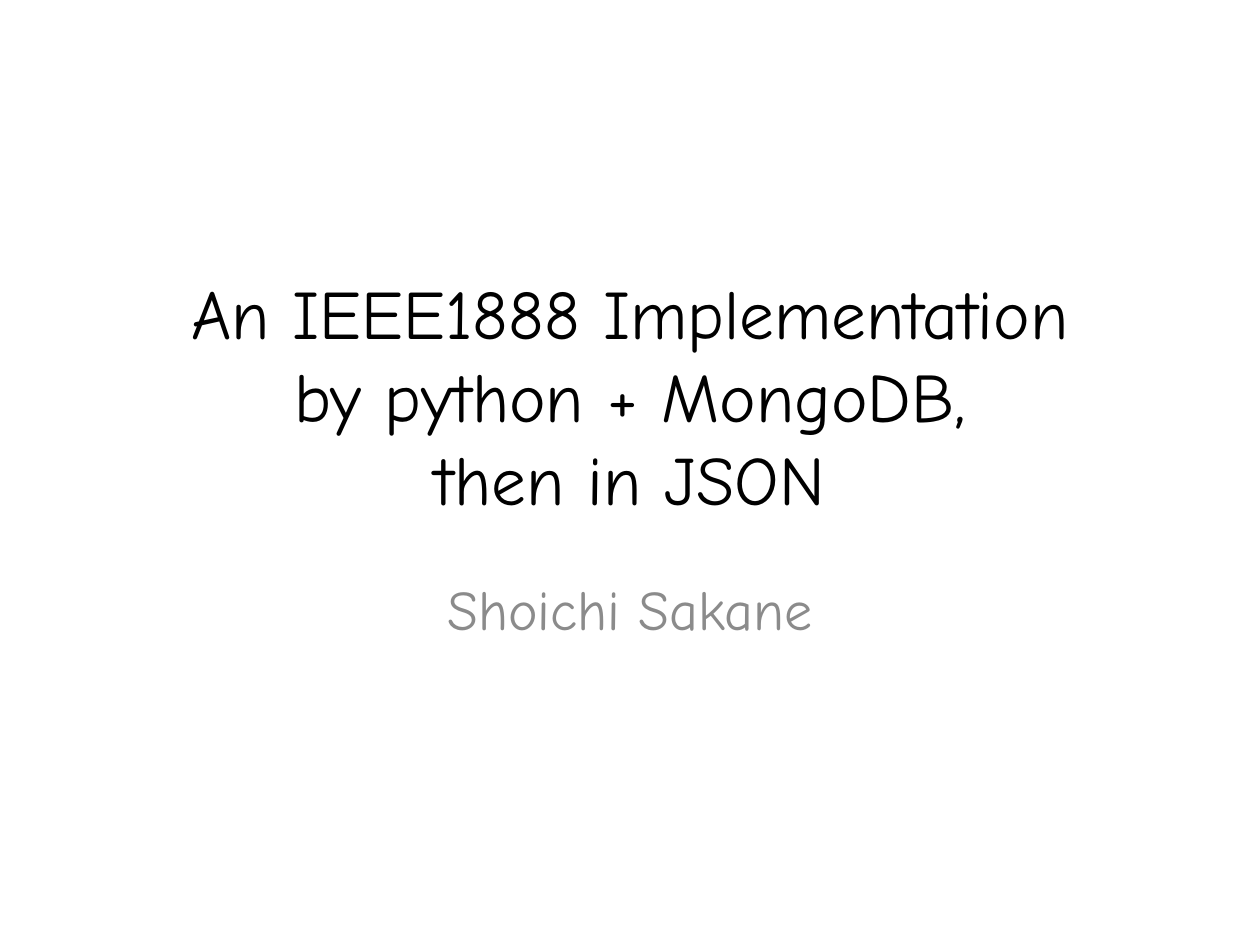
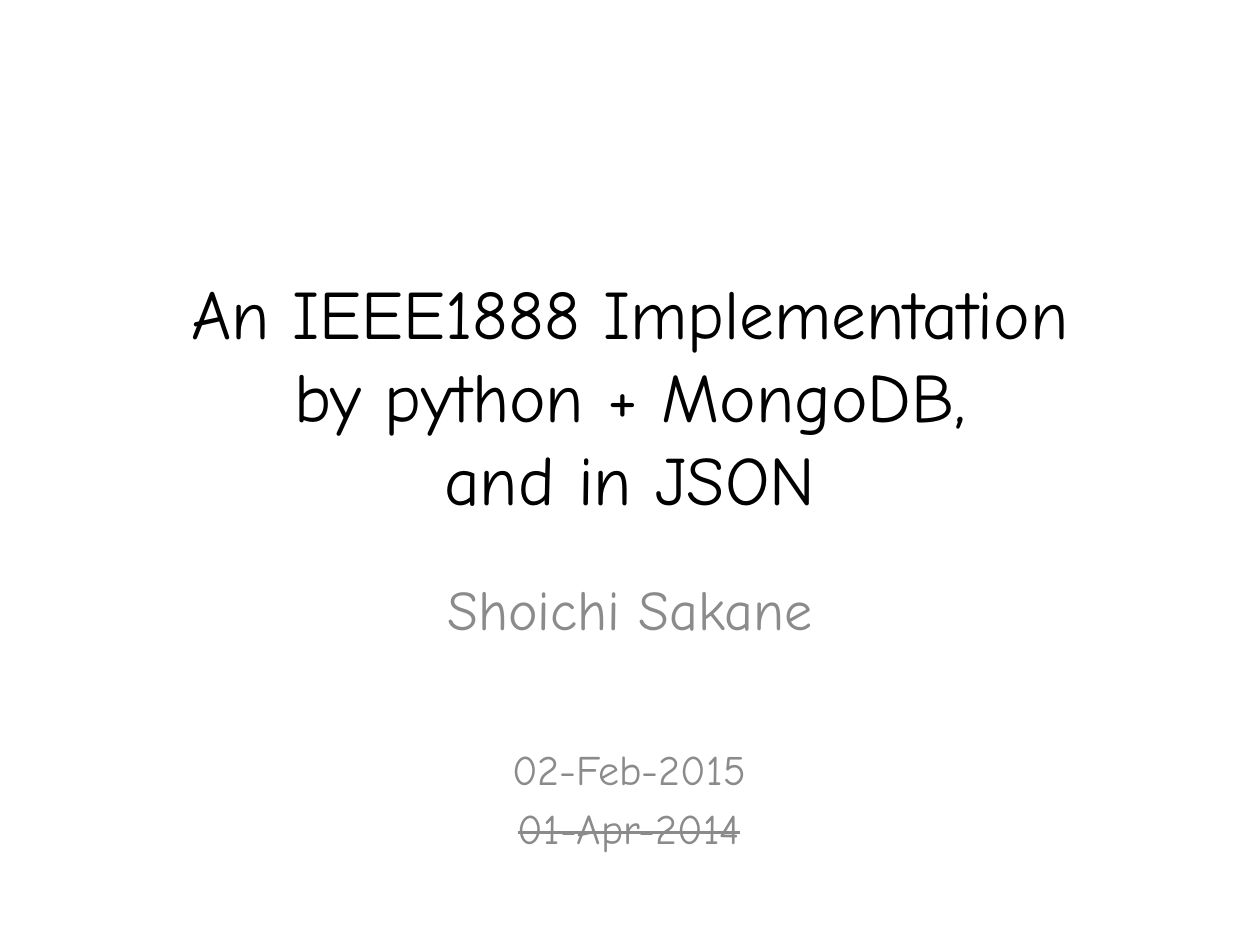
Before and after one commit to tanupoo/fiapy, a slide deck: slide 1 of doc/fiapy.pptx. Drawn at 1260x945 pixels with LibreOffice and Linux fonts; fonts in the diff are those of the drawing. Boxes give left, top, right and bottom in pixels: in the first picture for what was removed or moved away, otherwise in the second. Text is boxed around its words. In the diff, an @@ line names an element or a change of style, - is before the commit and + after.

```diff
--- a/doc/fiapy.pptx
+++ b/doc/fiapy.pptx
@@ title at bbox=[191, 291, 1069, 506]: text changed @@
-An IEEE1888 Implementation
-by python + MongoDB,
-then in JSON
+An IEEE1888 Implementation
+by python + MongoDB,
+and in JSON
@@ text added at bbox=[512, 756, 746, 852], 24 pt, text #8C8C8C @@
+02-Feb-2015
+01-Apr-2014
```
Also in this commit, not shown: 6 other slides changed.
